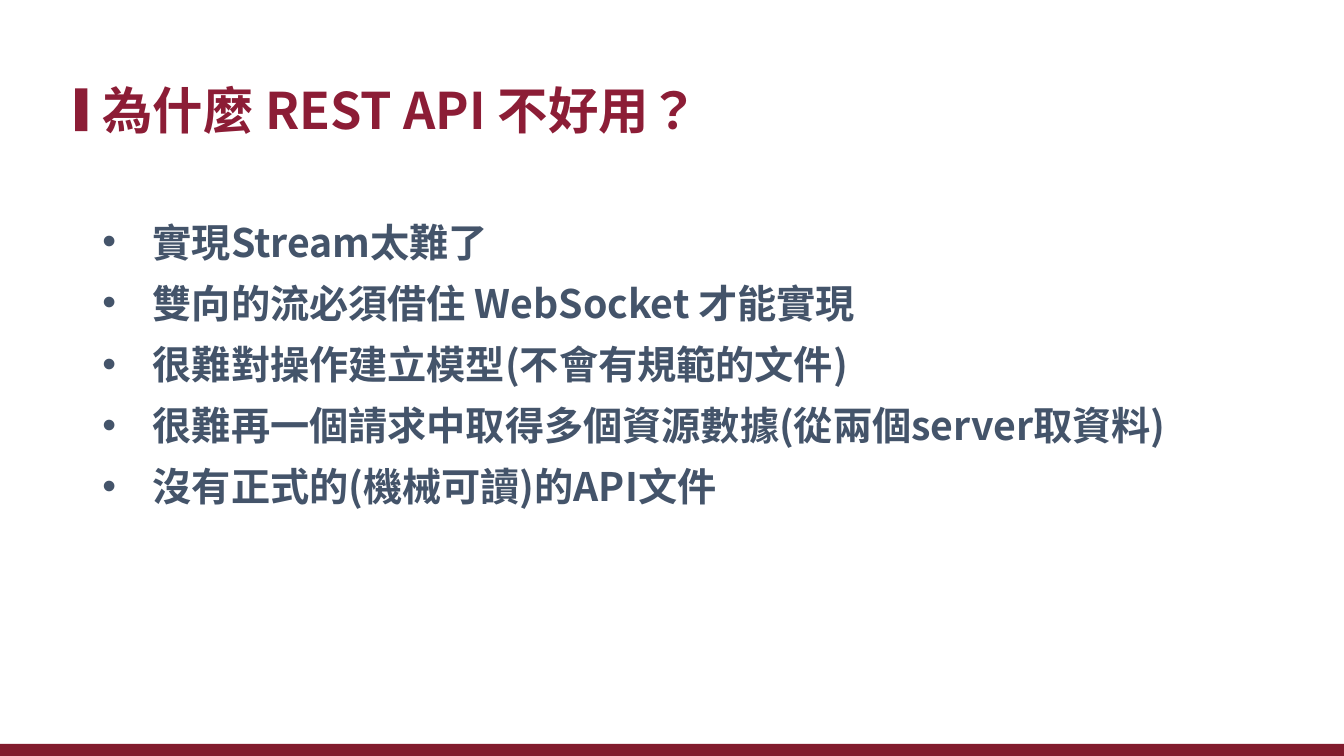
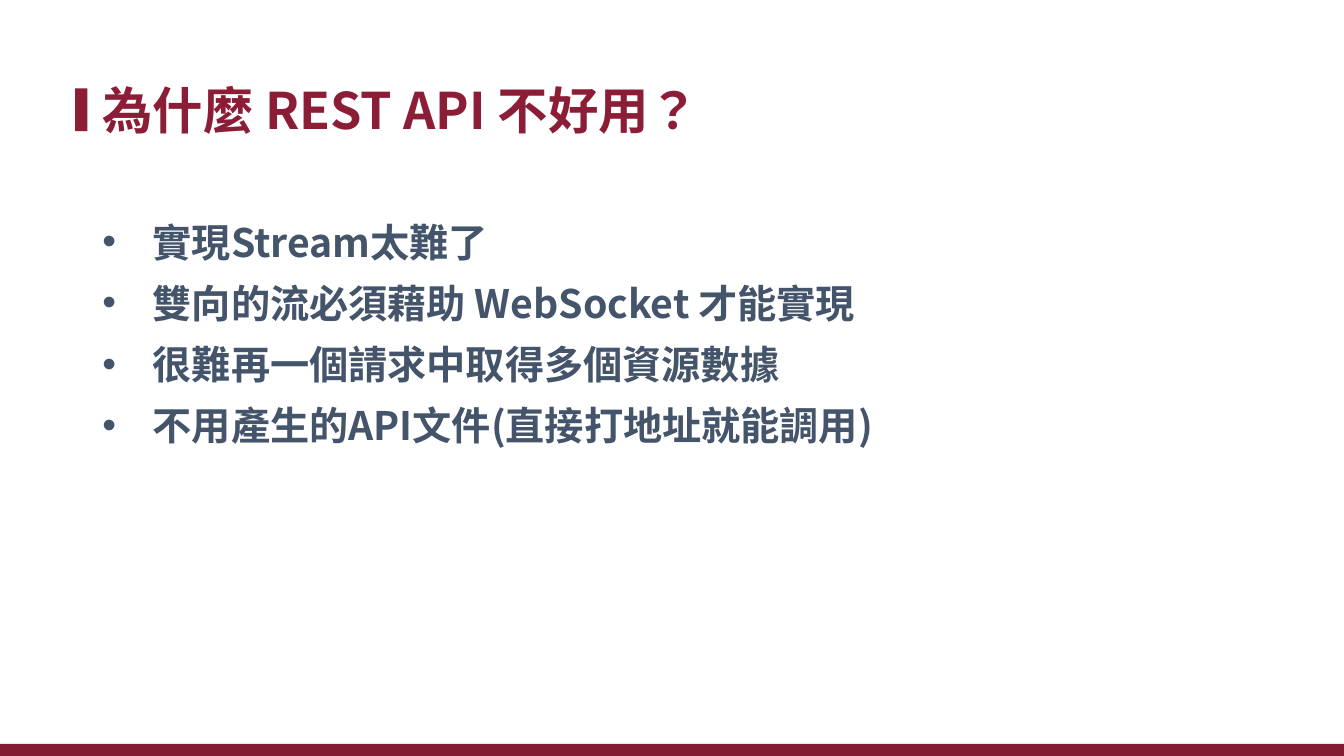
Before and after one commit to xiauchen/5__gRPC, a slide deck: slide 7 of 空白PPT.pptx. Drawn at 1344x756 pixels with LibreOffice and Linux fonts; fonts in the diff are those of the drawing; background and template pictures are left out. Boxes give left, top, right and bottom in pixels: in the first picture for what was removed or moved away, otherwise in the second. Text is boxed around its words. In the diff, an @@ line names an element or a change of style, - is before the commit and + after.

```diff
--- a/空白PPT.pptx
+++ b/空白PPT.pptx
@@ text at (153, 284, 873, 448): text changed @@
-• 雙向的流必須借住 WebSocket 才能實現
-• 很難對操作建立模型(不會有規範的文件)
-• 很難再一個請求中取得多個資源數據(從兩個server取資料)
-• 沒有正式的(機械可讀)的API文件
+• 雙向的流必須藉助 WebSocket 才能實現
+• 很難再一個請求中取得多個資源數據
+• 不用產生的API文件(直接打地址就能調用)
```
Also in this commit, not shown: 11 other slides changed, 8 slides added, 4 slides removed.
